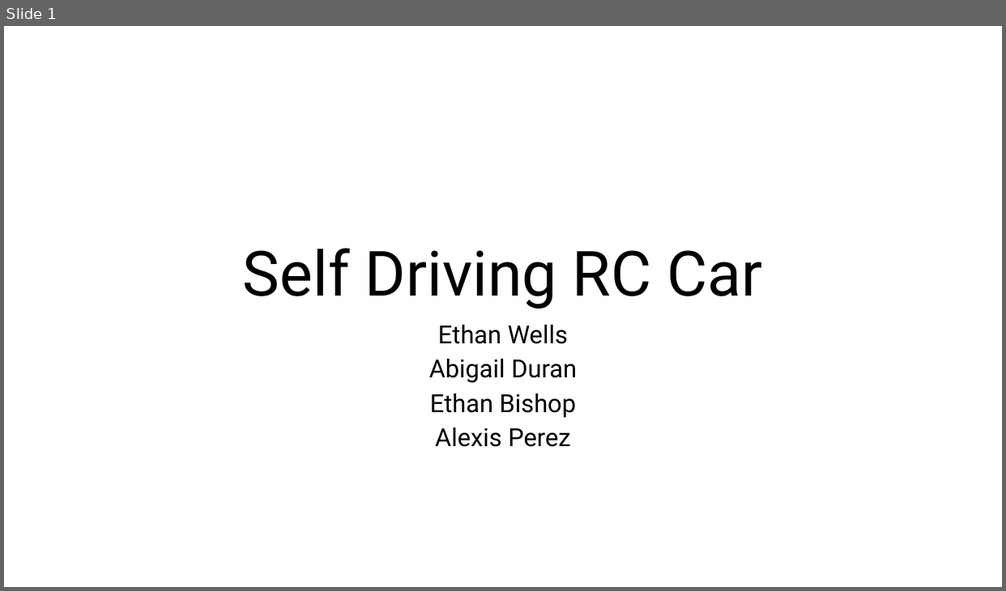
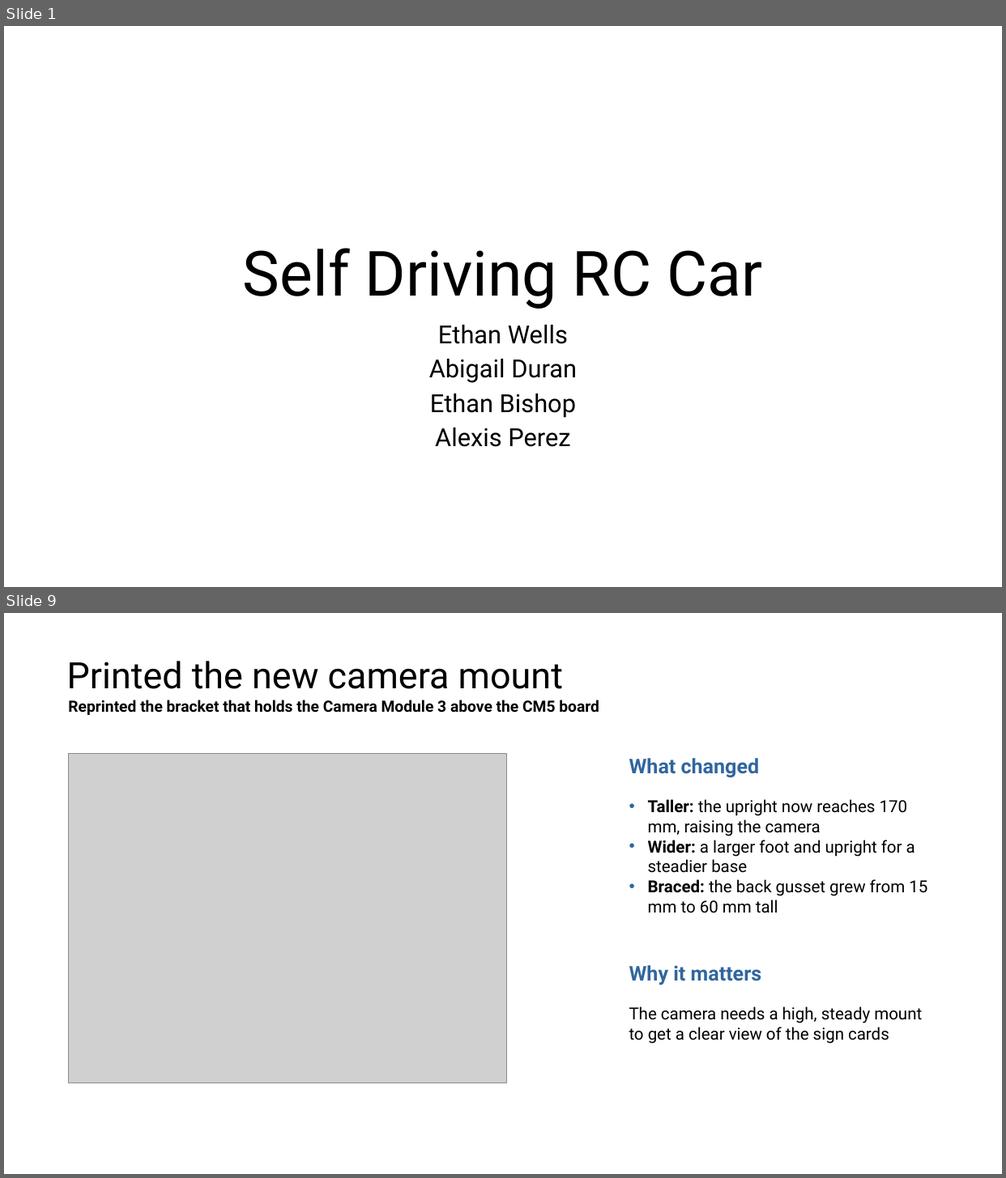
Before and after one commit to EthanWellsSr/BuggyBot, a slide deck: Weekly Reports/Self-Driving-RC-Car.pptx. Shown one above the other, each under a label of ours: slide 1 before the commit, slides 1 and 9 after it; the slides between them are not shown. The pictures are 1006x591 and 1006x1178 pixels, drawn with LibreOffice and Linux fonts; fonts in the diff are those of the drawing; grey boxes stand for pictures. Boxes give left, top, right and bottom in pixels: in the first picture for what was removed or moved away, otherwise in the second. Text is boxed around its words. In the diff, an @@ line names an element or a change of style, - is before the commit and + after.

```diff
--- a/Weekly Reports/Self-Driving-RC-Car.pptx
+++ b/Weekly Reports/Self-Driving-RC-Car.pptx
@@ slide 9 added at (4, 613, 1002, 1174), background #FFFFFF @@
@@ title added at (67, 661, 563, 689), 35 pt, text #000000 @@
+Printed the new camera mount
@@ text added at (68, 700, 599, 715), 15 pt, text #000000, bold @@
+Reprinted the bracket that holds the Camera Module 3 above the CM5 board
@@ picture added at (68, 754, 507, 1083) @@
@@ text added at (629, 758, 760, 777), 19.5 pt, text #30669D, bold @@
+What changed
@@ text added at (648, 799, 927, 914), 16 pt, text #000000 @@
+• Taller: the upright now reaches 170 mm, raising the camera
+• Wider: a larger foot and upright for a steadier base
+• Braced: the back gusset grew from 15 mm to 60 mm tall
@@ text added at (629, 965, 762, 986), 19.5 pt, text #30669D, bold @@
+Why it matters
@@ text added at (629, 1007, 922, 1044), 16 pt, text #000000 @@
+The camera needs a high, steady mount to get a clear view of the sign cards
```
Also in this commit, not shown: 5 slides changed, 4 other slides added, 5 slides removed.
